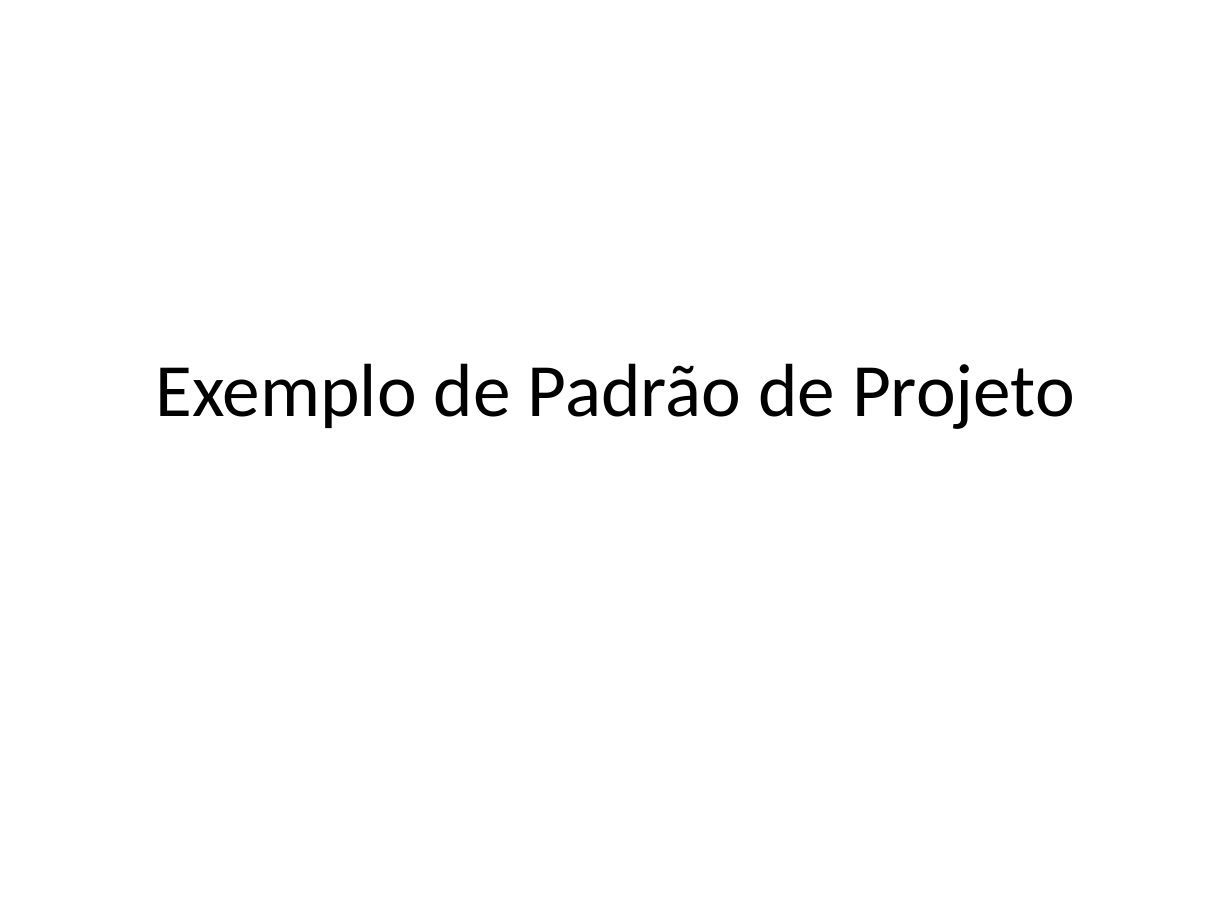
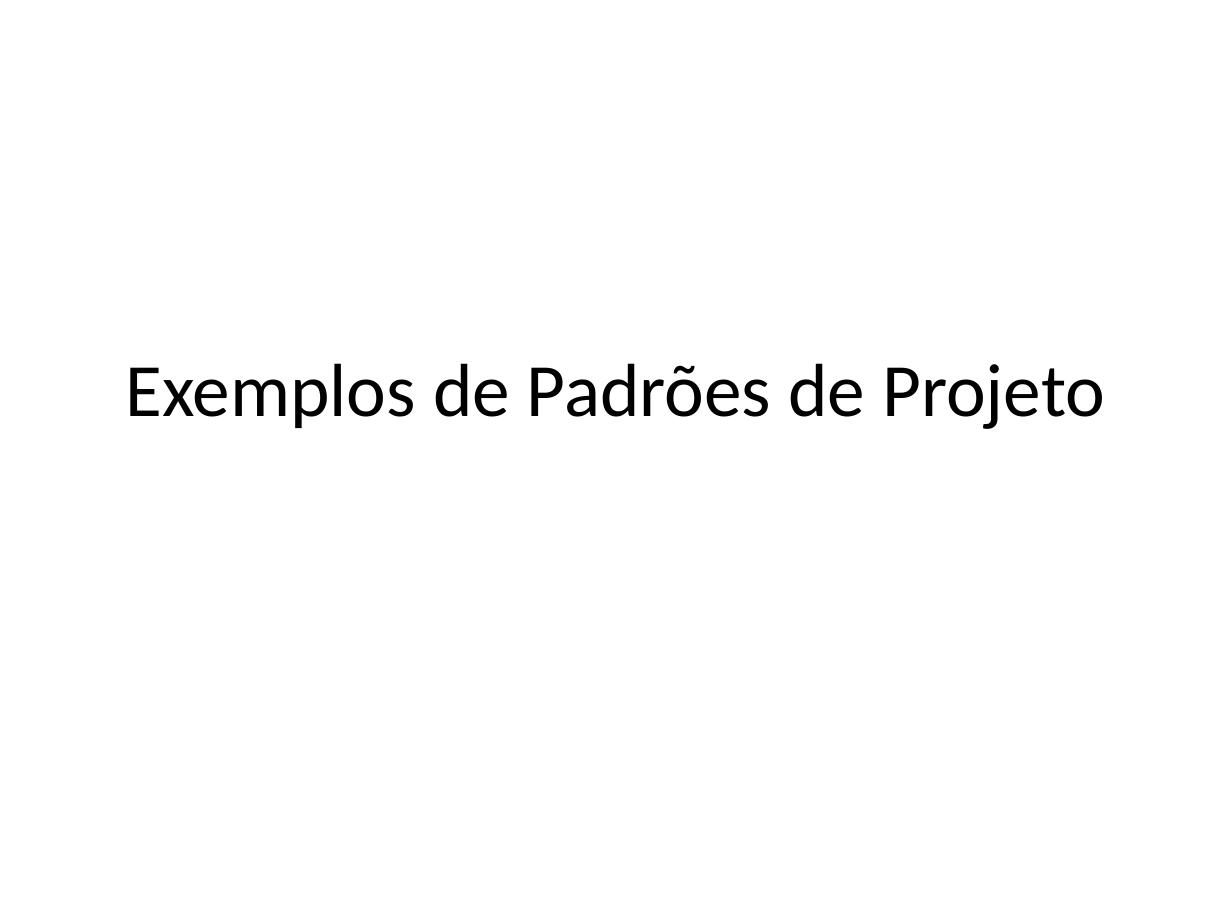
Before and after one commit to DudsNascimento/DuDente, a slide deck: slide 1 of Exemplo de Padrão de Projeto.pptx. Drawn at 1232x924 pixels with LibreOffice and Linux fonts; fonts in the diff are those of the drawing. Boxes give left, top, right and bottom in pixels: in the first picture for what was removed or moved away, otherwise in the second. Text is boxed around its words. In the diff, an @@ line names an element or a change of style, - is before the commit and + after.

```diff
--- a/Exemplo de Padrão de Projeto.pptx
+++ b/Exemplo de Padrão de Projeto.pptx
@@ title at [125,363,1105,429]: text changed @@
-Exemplo de Padrão de Projeto
+Exemplos de Padrões de Projeto
```
Also in this commit, not shown: 2 other slides changed, 4 slides added.
